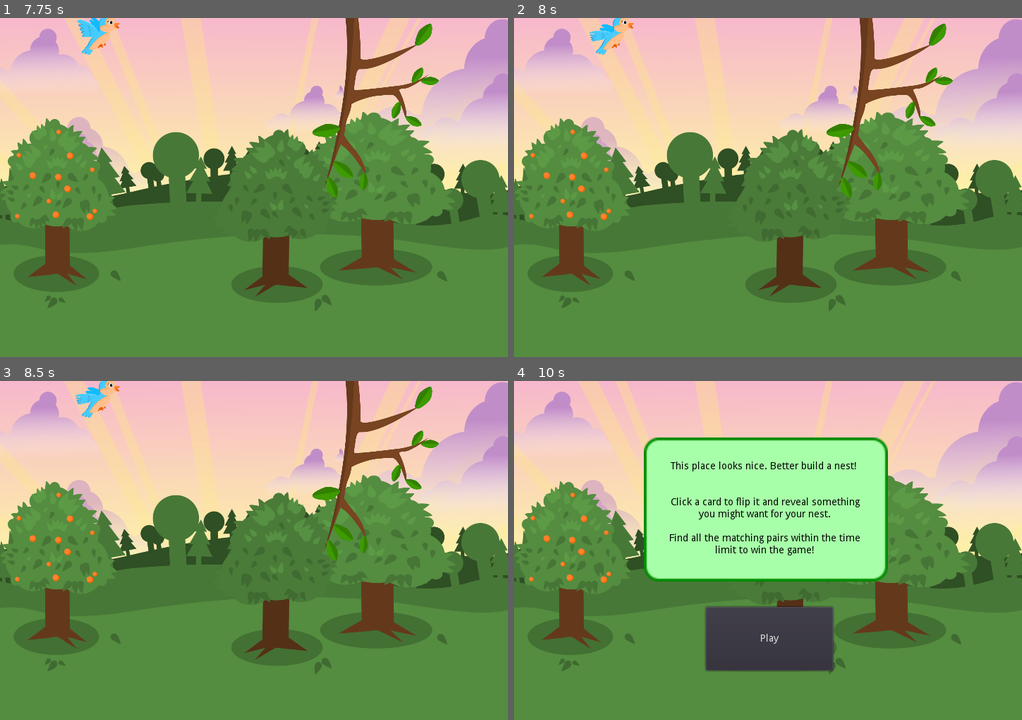
Above: before the commit, frames 1-4 (two rows, left to right).
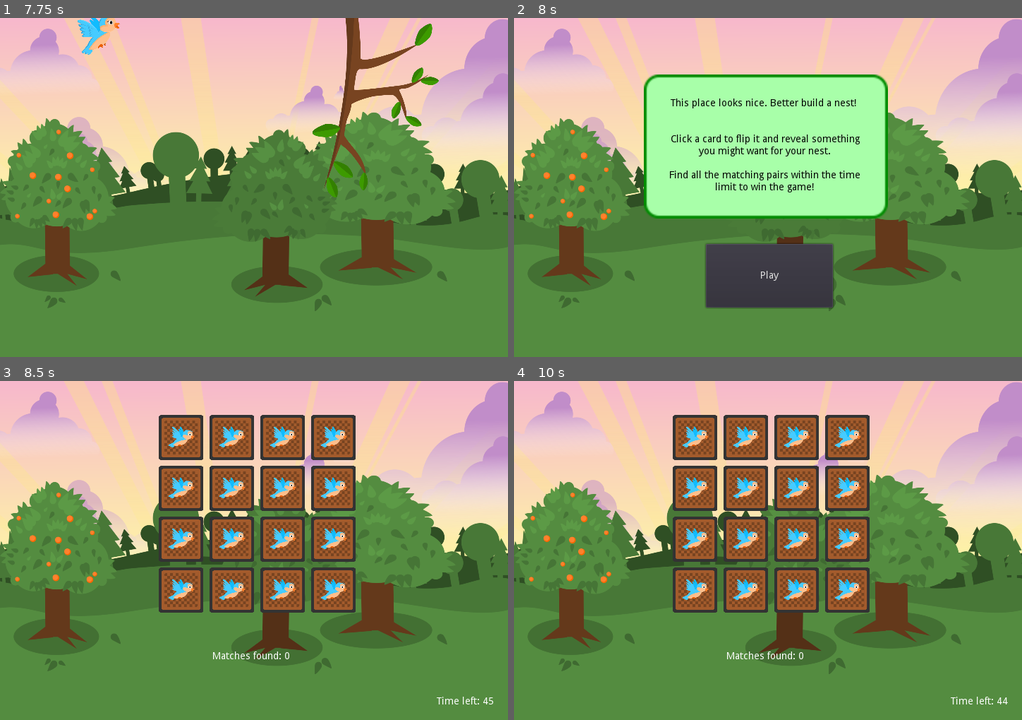
Above: after the commit, the same moments.

Repository: benfernandes/gamejam-august-2020
Game: Godot game, scene res://Main.tscn
The game is run twice, just before and just after one commit, with the same random seed, the same clock (stepped at 60 frames per second) and the same inputs.
Inputs (mouse positions are in pixels of both pictures, inside the frame that each line leads up to):
- Up to frame 1 (7.75 s): click "START" at 0.5 s; click "Play" at 1.25 s; move the mouse to (365, 170) at 2.02 s; hold Right (ui_right) 2.03-2.78 s; click (365, 170) at 2.17 s; tap Space (flap) at 2.27, 2.57, 3.02, 3.32, 4.52, 4.82, 5.27, 5.57, 6.02, 6.32, 7.52 s; move the mouse to (152, 204) at 2.77 s; hold Left (ui_left) 2.78-3.53 s; move the mouse to (304, 112) at 3.52 s; hold Right (ui_right) 3.53-5.03 s; move the mouse to (228, 255) at 4.27 s; click (228, 255) at 4.42 s; move the mouse to (406, 238) at 5.02 s; hold Left (ui_left) 5.03-7.28 s; move the mouse to (101, 136) at 5.77 s; move the mouse to (279, 187) at 6.52 s; click (279, 187) at 6.67 s; move the mouse to (177, 102) at 7.27 s; hold Right (ui_right) from 7.28 s (still down)
- Up to frame 2 (8 s): keep holding Right (ui_right); tap Space (flap) at 7.82 s
- Up to frame 3 (8.5 s): release Right (ui_right) at 8 s; click (254, 638) at 8 s, where only the run after the commit has a clickable "Play"
- Up to frame 4 (10 s): move the mouse to (879, 533) at 8.77 s; hold Right (ui_right) from 8.78 s (still down); tap Space (flap) at 9.02, 9.32, 9.77 s; move the mouse to (666, 567) at 9.52 s; click (666, 567) at 9.67 s

Frame 1 is identical in both runs. In frame 2, 27% of the frame differs, in the area x 14-87%, y 0-86%; in frame 3, 21%; in frame 4, 30%, in the area x 25-98%, y 10-96%.

Commit message:
Reduce timer for finishing flappy bird

Diff:
--- a/flappy-bird/FlappyBird.gd
+++ b/flappy-bird/FlappyBird.gd
@@ -97,11 +97,11 @@
 
 func game_over():
 	stop_scene()
-	create_timer(5.0, "return_to_main_menu", false)
+	create_timer(3.0, "return_to_main_menu", false)
 
 func level_complete():
 	stop_scene()
-	create_timer(5.0, "return_to_main_menu", false)
+	create_timer(3.0, "return_to_main_menu", false)
 
 func return_to_main_menu():
 	get_parent().game_over()
